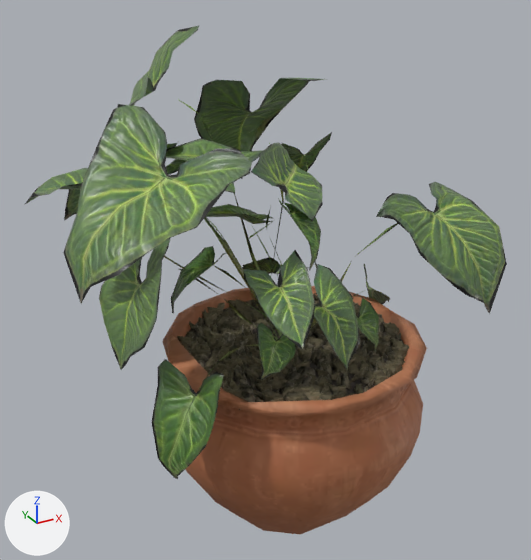
The glTF model public/assets/realistic/potted_plant_02-low.glb as it was, and as the next commit left it.
Before and after are seen from a 50 mm lens placed at (-0.596, -0.984, 0.946), pointed at (-0.014, 0.073, 0.417). The lights are fixed; the arrows at lower left show +X, +Y and +Z. The older version comes first. Where no turn or scale is listed for an object, it has been applied to the vertices. Vertices at exactly the same position are counted once.

Script lines for the objects in view, before the commit:
```python
me_circle = bpy.data.meshes.new('Circle')
me_circle.from_pydata(...)  # 261 vertices, 518 faces; spans x -0.235..0.235, y -0.236..0.236, z -0.168..0.168
me_circle.materials.append(mat_potted_plant_02_pot)
me_circle_001 = bpy.data.meshes.new('Circle.001')
me_circle_001.from_pydata(...)  # 832 vertices, 1018 faces; spans x -0.35..0.35, y -0.322..0.322, z -0.316..0.316
me_circle_001.materials.append(mat_potted_plant_02_leaves)
me_low_008 = bpy.data.meshes.new('low.008')
me_low_008.from_pydata(...)  # 3668 vertices, 5388 faces; spans x -0.207..0.207, y -0.205..0.205, z -0.022..0.022
me_low_008.materials.append(mat_potted_plant_02_pot)
ob_potted_plant_02_dirt = bpy.data.objects.new('potted_plant_02_dirt', me_low_008)
ob_potted_plant_02_dirt.location = (-0.001, 0.002, 0.319)
ob_potted_plant_02_leaves = bpy.data.objects.new('potted_plant_02_leaves', me_circle_001)
ob_potted_plant_02_leaves.location = (-0.046, 0.099, 0.525)
ob_potted_plant_02_pot = bpy.data.objects.new('potted_plant_02_pot', me_circle)
ob_potted_plant_02_pot.location = (0.0, 0.001, 0.168)
```
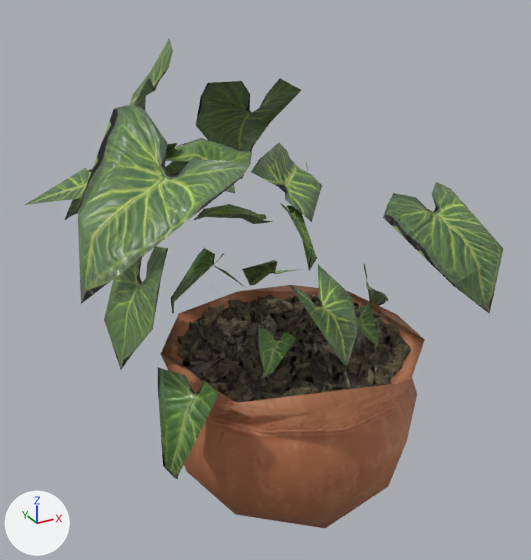
Where the newer file only moved an object's origin or applied its transform, the numbers keep the older frame.

What differs and where, as boxes (x1, y1, x2, y2) in the pictures (531 x 560 px):
'potted_plant_02_leaves', reshaped: before (25, 26, 507, 479); after (25, 39, 503, 479)
'potted_plant_02_pot', reshaped: before (162, 286, 427, 534); after (161, 285, 425, 528)
'potted_plant_02_dirt', reshaped: before (177, 293, 409, 410); after (177, 294, 411, 402)
part 2 of me_circle_001, deleted: before (164, 99, 398, 392)
part 3 of me_circle_001, cut back: before (25, 26, 507, 478); after (130, 64, 157, 106)
part 4 of me_circle_001, deleted: before (242, 257, 310, 274)
part 5 of me_circle_001, deleted (green): before (240, 78, 325, 146)
part 6 of me_circle_001, deleted: before (365, 275, 390, 303)
part 7 of me_circle_001, surface changed: before (223, 298, 257, 328)
part 8 of me_low_008, deleted: before (187, 293, 397, 397)
part 9 of me_low_008, cut back: before (177, 298, 409, 410); after (179, 294, 409, 394)
part 10 of me_low_008, surface changed: before (199, 325, 391, 402); after (183, 294, 391, 395)

Edits to the bpy script that builds the scene:
```text
Change me_circle:
    used by ob_potted_plant_02_pot; location = (0.0, 0.001, 0.168)
    remove me_circle.from_pydata(...)  # 261 vertices, 518 faces; spans x -0.235..0.235, y -0.236..0.236, z -0.168..0.168
    add me_circle.from_pydata(...)  # 98 vertices, 192 faces; spans x -0.231..0.235, y -0.233..0.235, z -0.168..0.168
    me_circle part 1: 179 vertices removed from x -0.235..0.232, y -0.236..0.236, z -0.167..0.168; 16 vertices added at x -0.231..0.219, y -0.22..0.235, z -0.168..0.161
Change me_circle_001:
    used by ob_potted_plant_02_leaves; location = (-0.046, 0.099, 0.525)
    remove me_circle_001.from_pydata(...)  # 832 vertices, 1018 faces; spans x -0.35..0.35, y -0.322..0.322, z -0.316..0.316
    add me_circle_001.from_pydata(...)  # 425 vertices, 557 faces; spans x -0.35..0.346, y -0.318..0.314, z -0.315..0.29
    me_circle_001 part 2: 22 loose pieces with 167 vertices, spanning x -0.223..0.259, y -0.289..0.135, z -0.22..0.198, are deleted
    me_circle_001 part 3: 1 vertex moved from x -0.017, y -0.022, z -0.172 to x -0.067, y 0.025, z -0.105; 221 vertices removed from x -0.344..0.35, y -0.322..0.322, z -0.29..0.316; 1 vertex added at x -0.1, y 0.223, z 0.186
    me_circle_001 part 4: 9 vertices removed from x 0.045..0.146, y 0.006..0.119, z -0.19..-0.082
    me_circle_001 part 5: 8 vertices removed from x 0.094..0.143, y -0.039..0.156, z 0.121..0.238
    me_circle_001 part 6: 3 vertices removed from x 0.262..0.293, y -0.095..0.025, z -0.186..-0.167
    me_circle_001 part 7: 1 kept faces spanning x -0.067..0.002, y -0.05..0.025, z -0.186..-0.105 get new texture (UV) coordinates
Change me_low_008:
    used by ob_potted_plant_02_dirt; location = (-0.001, 0.002, 0.319)
    remove me_low_008.from_pydata(...)  # 3668 vertices, 5388 faces; spans x -0.207..0.207, y -0.205..0.205, z -0.022..0.022
    add me_low_008.from_pydata(...)  # 1821 vertices, 1851 faces; spans x -0.203..0.207, y -0.205..0.199, z -0.022..0.022
    me_low_008 part 8: 72 loose pieces with 360 vertices, spanning x -0.207..0.207, y -0.198..0.189, z -0.015..0.013, are deleted
    me_low_008 part 9: 1 vertex moved from x -0.107, y 0.058, z 0.009 to x -0.099, y 0.103, z -0.002; 1602 vertices removed from x -0.202..0.203, y -0.204..0.205, z -0.021..0.022; 115 vertices added at x -0.186..0.201, y -0.193..0.176, z -0.018..0.019
    me_low_008 part 10: 75 kept faces spanning x -0.202..0.201, y -0.19..0.152, z -0.016..0.014 get new texture (UV) coordinates
```
